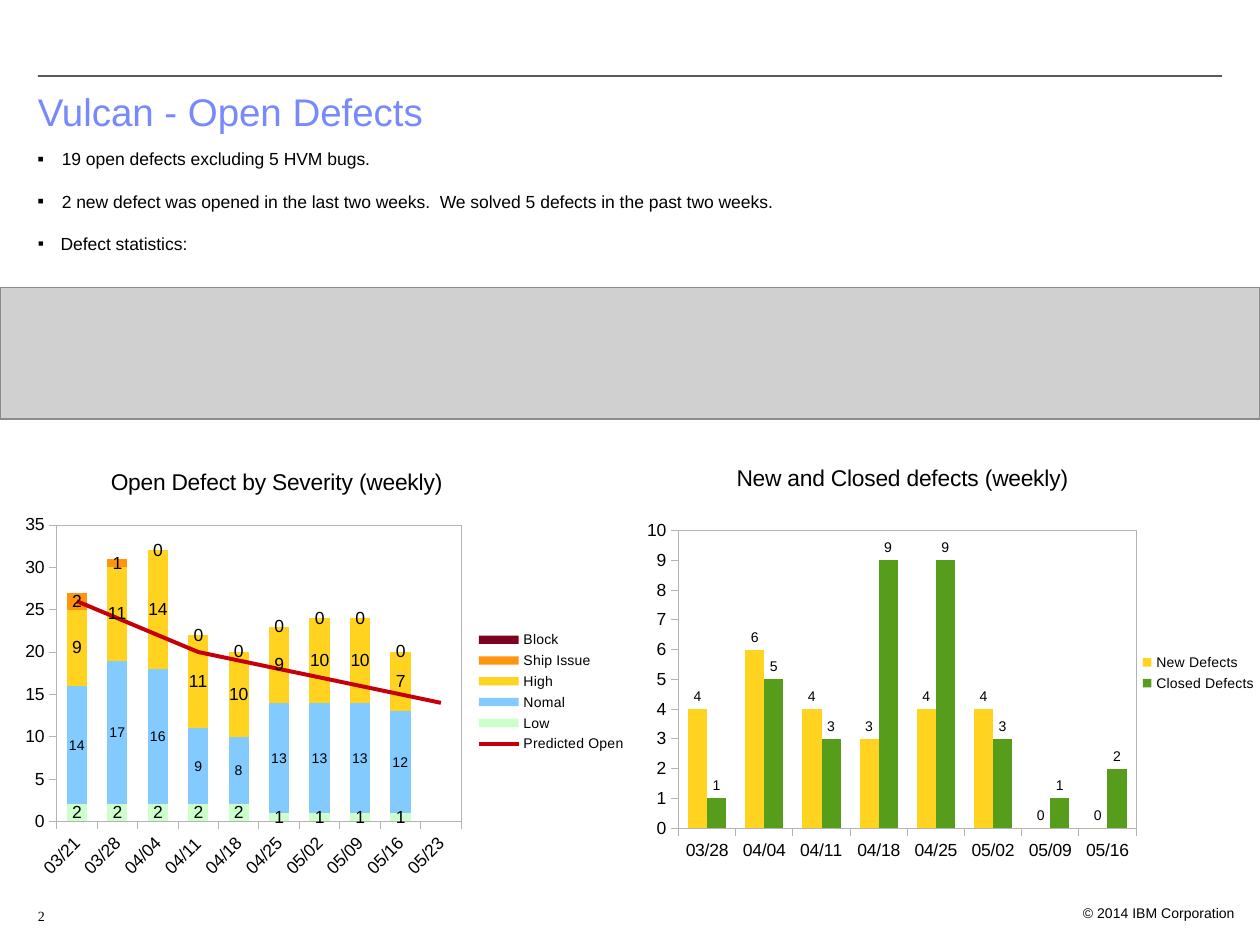
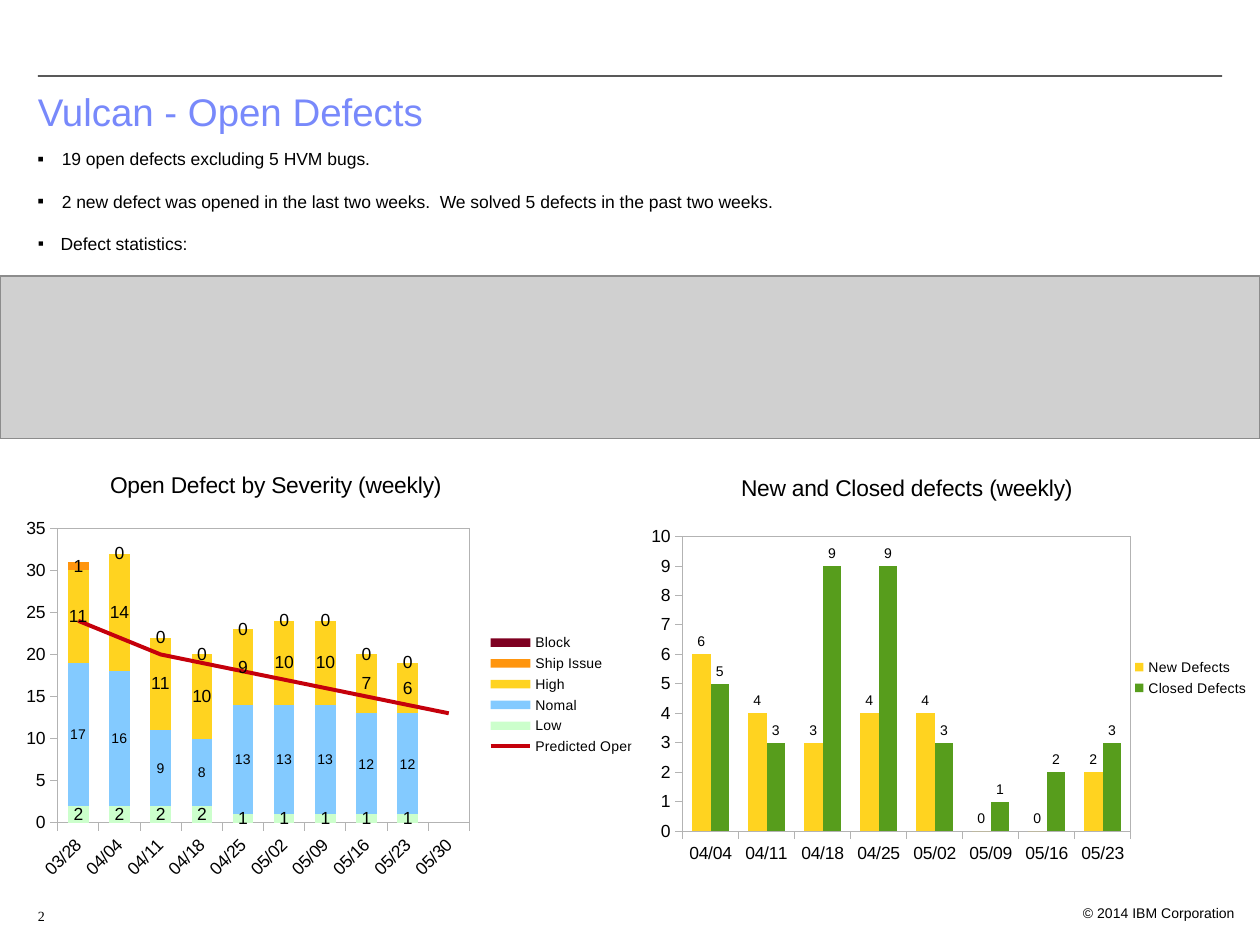
Before and after one commit to bjwt/test, a slide deck: slide 2 of bugs/Vulcan Defect Status 20160523.odp. Drawn at 1260x945 pixels with LibreOffice and Linux fonts; fonts in the diff are those of the drawing; grey boxes stand for pictures; background and template pictures are left out. Boxes give left, top, right and bottom in pixels: in the first picture for what was removed or moved away, otherwise in the second. Text is boxed around its words. In the diff, an @@ line names an element or a change of style, - is before the commit and + after.

```diff
--- a/bugs/Vulcan Defect Status 20160523.odp
+++ b/bugs/Vulcan Defect Status 20160523.odp
@@ picture: place and size @@
-picture at [0, 287, 1260, 420]
+picture at [0, 276, 1260, 438]
@@ column stacked chart at [5, 467, 641, 879] @@
-categories: 03/21, 03/28, 04/04, 04/11, 04/18, 04/25, 05/02, 05/09, 05/16, 05/23
+categories: 03/28, 04/04, 04/11, 04/18, 04/25, 05/02, 05/09, 05/16, 05/23, 05/30
-Low: 2, 2, 2, 2, 2, 1, 1, 1, 1, -
+Low: 2, 2, 2, 2, 1, 1, 1, 1, 1, -
-Nomal: 14, 17, 16, 9, 8, 13, 13, 13, 12, -
+Nomal: 17, 16, 9, 8, 13, 13, 13, 12, 12, -
-High: 9, 11, 14, 11, 10, 9, 10, 10, 7, -
+High: 11, 14, 11, 10, 9, 10, 10, 7, 6, -
-Ship Issue: 2, 1, 0, 0, 0, 0, 0, 0, 0, -
+Ship Issue: 1, 0, 0, 0, 0, 0, 0, 0, 0, -
-Predicted Open: 26, 24, 22, 20, 19, 18, 17, 16, 15, 14
+Predicted Open: 24, 22, 20, 19, 18, 17, 16, 15, 14, 13
@@ plot area changed @@
@@ column stacked chart: place and size @@
-column stacked chart at [5, 464, 630, 878]
+column stacked chart at [5, 467, 641, 879]
@@ column chart at [631, 461, 1252, 897] @@
-categories: 03/28, 04/04, 04/11, 04/18, 04/25, 05/02, 05/09, 05/16
+categories: 04/04, 04/11, 04/18, 04/25, 05/02, 05/09, 05/16, 05/23
-New Defects: 4, 6, 4, 3, 4, 4, 0, 0
+New Defects: 6, 4, 3, 4, 4, 0, 0, 2
-Closed Defects: 1, 5, 3, 9, 9, 3, 1, 2
+Closed Defects: 5, 3, 9, 9, 3, 1, 2, 3
@@ plot area changed @@
@@ column chart: place and size @@
-column chart at [626, 454, 1260, 893]
+column chart at [631, 461, 1252, 897]
```
Also in this commit, not shown: 2 other slides changed, 3 other files.
